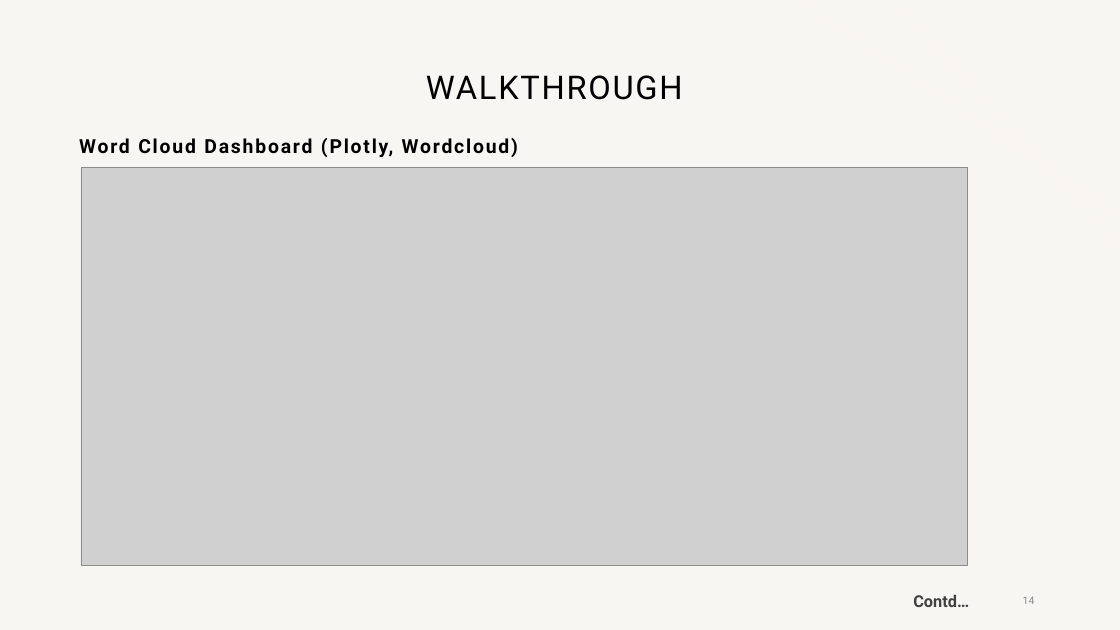
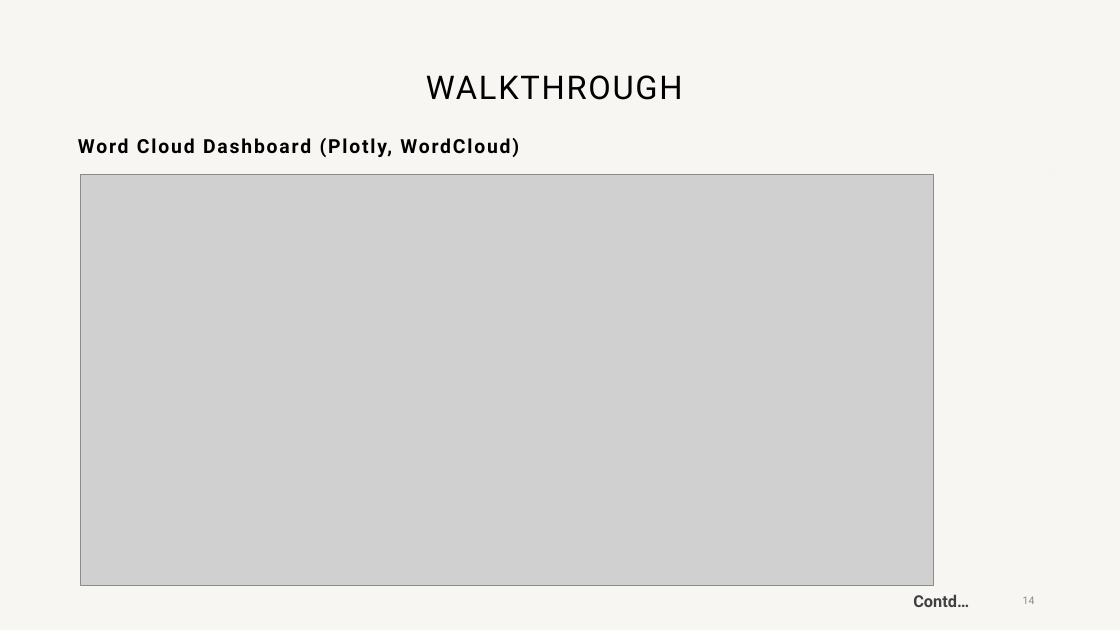
Before and after one commit to meanirban100/IBM-Watsonx-Hackathon, a slide deck: slide 14 of IBM-Watsonx-Presentation.pptx. Drawn at 1120x630 pixels with LibreOffice and Linux fonts; fonts in the diff are those of the drawing; grey boxes stand for pictures; background and template pictures are left out. Boxes give left, top, right and bottom in pixels: in the first picture for what was removed or moved away, otherwise in the second. Text is boxed around its words. In the diff, an @@ line names an element or a change of style, - is before the commit and + after.

```diff
--- a/IBM-Watsonx-Presentation.pptx
+++ b/IBM-Watsonx-Presentation.pptx
@@ text at (78,138,519,157): text changed @@
-Word Cloud Dashboard (Plotly, Wordcloud)
+Word Cloud Dashboard (Plotly, WordCloud)
@@ picture: place and size @@
-picture at (81,167,967,565)
+picture at (81,174,933,586)
```
Also in this commit, not shown: 5 other slides changed.
